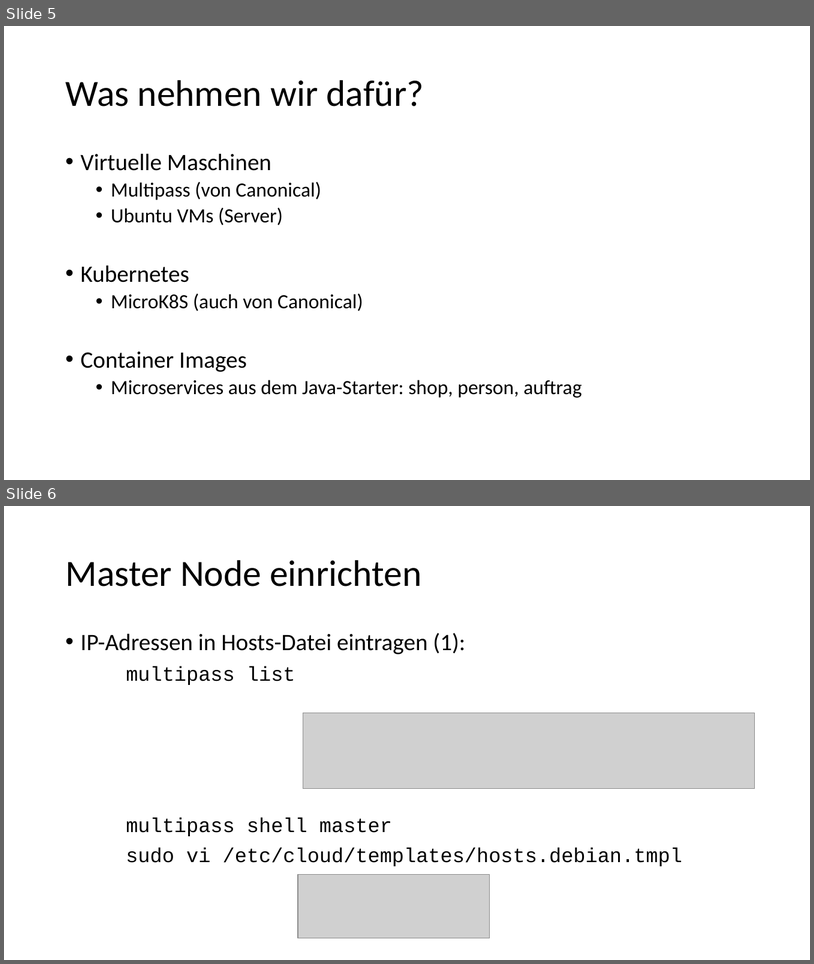
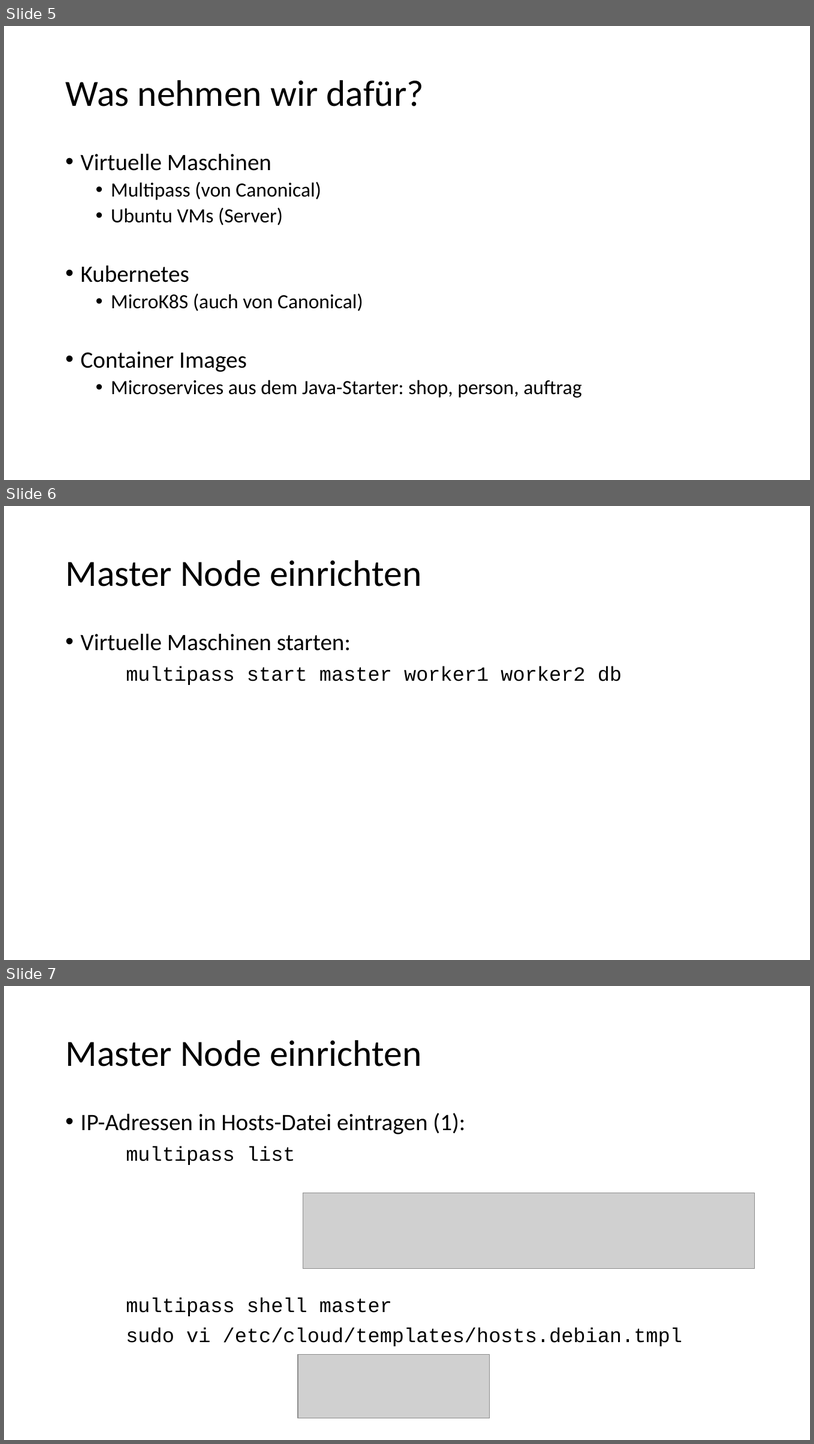
Before and after one commit to igeldo/PR4-SoSe23, a slide deck: sample/kubernetes/offsite/Bring your own device - Teil 1.pptx. Shown one above the other, each under a label of ours: slides 5 and 6 before the commit, slides 5, 6 and 7 after it. The pictures are 814x964 and 814x1444 pixels, drawn with LibreOffice and Linux fonts; fonts in the diff are those of the drawing; grey boxes stand for pictures. Boxes give left, top, right and bottom in pixels: in the first picture for what was removed or moved away, otherwise in the second. Text is boxed around its words. In the diff, an @@ line names an element or a change of style, - is before the commit and + after.

Commit message:
add command to start virtual machines

```diff
--- a/sample/kubernetes/offsite/Bring your own device - Teil 1.pptx
+++ b/sample/kubernetes/offsite/Bring your own device - Teil 1.pptx
@@ slide 6 added at [4,506,810,960], background #FFFFFF @@
@@ title added at [65,560,422,586], 44 pt, text #000000 @@
+Master Node einrichten
@@ text added at [81,633,622,685], 24 pt, text #000000 @@
+• Virtuelle Maschinen starten:
+multipass start master worker1 worker2 db
@@ what was slide 6 is now slide 7 @@
```
